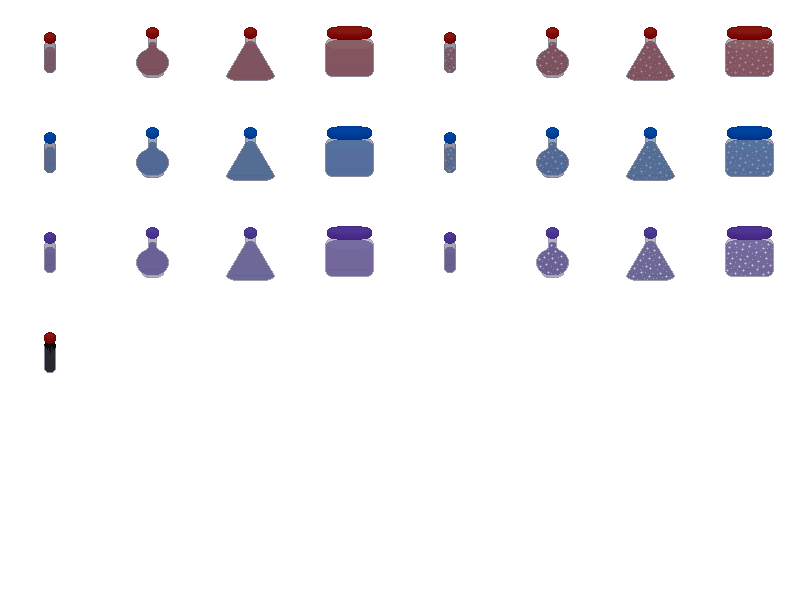
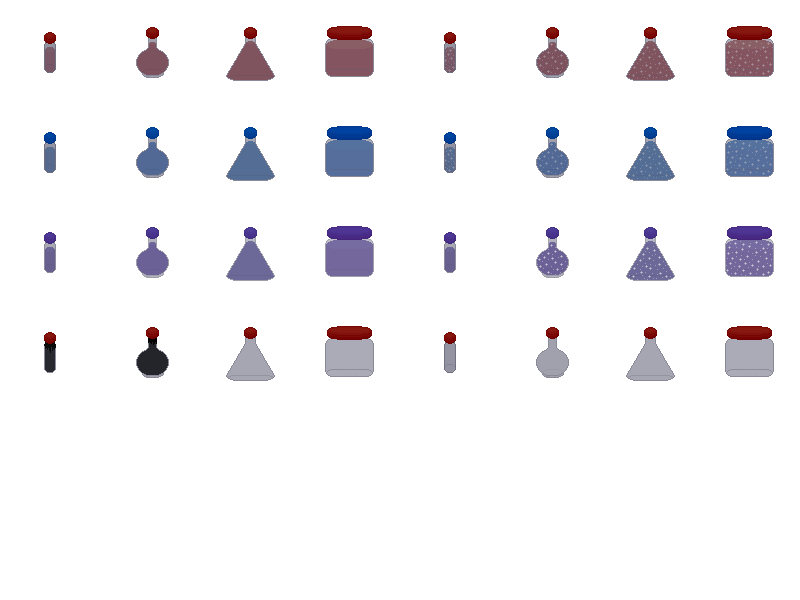
Comparing the layer stacks of the two 800x600 images. Changes:
painted on "toppers" over box(146, 326, 772, 345)
painted on "glass" over box(136, 337, 774, 381)
painted on "potion" over box(137, 338, 168, 375)
